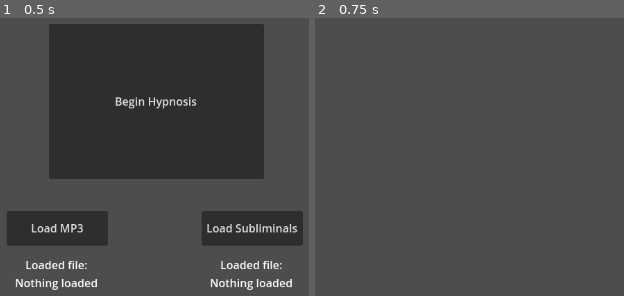
Above: before the commit, frames 1-2 (left to right).
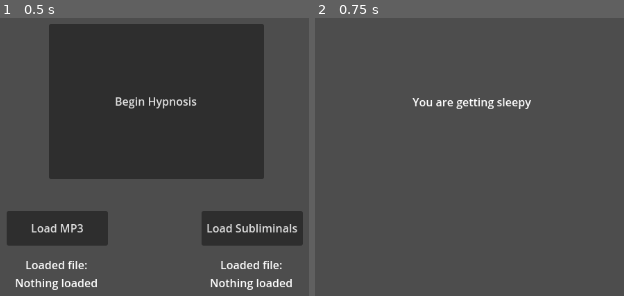
Above: after the commit, the same moments.

Repository: WinterWarp/KeyHypno
Game: Godot game, scene res://Scenes/FirstScene.tscn
Two runs of this game, one before a commit and one after it. Both use one fixed random seed, a clock stepped at 60 frames per second and the inputs below.
Inputs:
- Up to frame 1 (0.5 s): no input
- Up to frame 2 (0.75 s): click "Begin Hypnosis" at 0.5 s

Frame 1 is identical in both runs. In frame 2, 0.7% of the frame differs, in the area x 31-70%, y 28-33%.
Error before the commit: Modulo by zero error in operator '%'. (res://Scripts/subliminal.gd:17)

Commit message:
Core structure implementation.

Diff:
--- a/Scenes/HypnoScene.tscn
+++ b/Scenes/HypnoScene.tscn
@@ -1,6 +1,7 @@
-[gd_scene load_steps=3 format=3 uid="uid://cdl3j40ih58fc"]
+[gd_scene load_steps=4 format=3 uid="uid://cdl3j40ih58fc"]
 
 [ext_resource type="Script" path="res://Scripts/hypno_scene.gd" id="1_lcxrx"]
+[ext_resource type="Script" path="res://Scripts/SessionData.gd" id="1_v57hd"]
 [ext_resource type="Script" path="res://Scripts/subliminal.gd" id="2_byw8y"]
 
 [node name="HypnoScene" type="Node2D"]
@@ -32,3 +33,6 @@
 offset_bottom = 40.0
 
 [node name="ASPlayer2D" type="AudioStreamPlayer2D" parent="Control"]
+
+[node name="Session" type="Node" parent="."]
+script = ExtResource("1_v57hd")
--- /dev/null
+++ b/Scenes/SessionElement_Subliminal.tscn
@@ -0,0 +1,6 @@
+[gd_scene load_steps=2 format=3 uid="uid://bn0r4wfmhf0lh"]
+
+[ext_resource type="Script" path="res://Scripts/SessionElement_Subliminal.gd" id="1_t1tjn"]
+
+[node name="Node" type="Node"]
+script = ExtResource("1_t1tjn")
--- /dev/null
+++ b/Scripts/SessionData.gd
@@ -0,0 +1,28 @@
+extends Node
+
+var _elements : Array[SessionElement]
+var SubliminalClass = preload("res://Scripts/SessionElement_Subliminal.gd")
+var _paused : bool = true
+var _global_time : float = 0.0
+
+func _ready() -> void:
+	_elements.append(SubliminalClass.new())
+	var TestSub = _elements[0]
+	TestSub._end_time = 3.0
+	_paused = false
+
+func _process(delta: float) -> void:
+	if _paused:
+		return
+	var old_global_time : float = _global_time
+	_global_time += delta
+	var has_incomplete_element : bool = false
+	for element in _elements:
+		if element.is_element_active():
+			element._process_element(delta)
+		else:
+			if old_global_time <= element.get_start_time() and _global_time > element.get_start_time():
+				element._begin_element()
+				element._process_element(_global_time - element.get_start_time())
+		has_incomplete_element = has_incomplete_element || element.is_element_active || _global_time < element.get_start_time()
+	# TODO: end session if has_incomplete_element is false.
--- /dev/null
+++ b/Scripts/SessionElement.gd
@@ -0,0 +1,30 @@
+class_name SessionElement
+extends RefCounted
+
+var _start_time : float = 0.0
+var _end_time : float = -1.0
+var _local_time : float = 0.0
+var _is_active : bool = false
+
+func _begin_element():
+	_is_active = true
+	_local_time = 0.0
+
+func _process_element(delta : float):
+	_local_time += delta
+	if _end_time >= 0.0 && _local_time > _end_time:
+		_end_element()
+		return false
+	return true
+
+func _end_element():
+	_is_active = false
+
+func get_start_time():
+	return _start_time
+
+func get_local_time():
+	return _local_time
+
+func is_element_active():
+	return _is_active
--- /dev/null
+++ b/Scripts/SessionElement_Subliminal.gd
@@ -0,0 +1,35 @@
+class_name SessionElement_Subliminal
+extends SessionElement
+
+var _messages : Array[String];
+
+func _begin_element():
+	super._begin_element()
+	#load_file("TestSave.hypsav")
+	#save_file("TestSave2.hypsav")
+	print("subliminal started")
+
+func _process_element(delta : float):
+	#print("subliminal tick")
+	var StillRunning = super._process_element(delta)
+	if !StillRunning:
+		return false
+	return true
+
+func _end_element():
+	super._end_element()
+	print("subliminal ended")
+
+func save_file(path):
+	var file = FileAccess.open(path, FileAccess.WRITE)
+	for message in _messages:
+		file.store_string(message + "\n")
+
+func load_file(path):
+	var file = FileAccess.open(path, FileAccess.READ)
+	var content = file.get_as_text()
+	print(content)
+	var content_packed_array = content.split("\n")
+	print("packed array: ", content_packed_array.size())
+	for packed_string in content_packed_array:
+		_messages.append(packed_string)
--- a/Scripts/subliminal.gd
+++ b/Scripts/subliminal.gd
@@ -10,6 +10,8 @@
 
 # Called every frame. 'delta' is the elapsed time since the previous frame.
 func _process(delta: float) -> void:
+	if list.is_empty():
+		return
 	time_since_change += delta;
 	set_self_modulate(get_self_modulate() - Color8(0, 0, 0, 40));
 	if time_since_change > 0.15:
Not shown, changed: .gitignore
